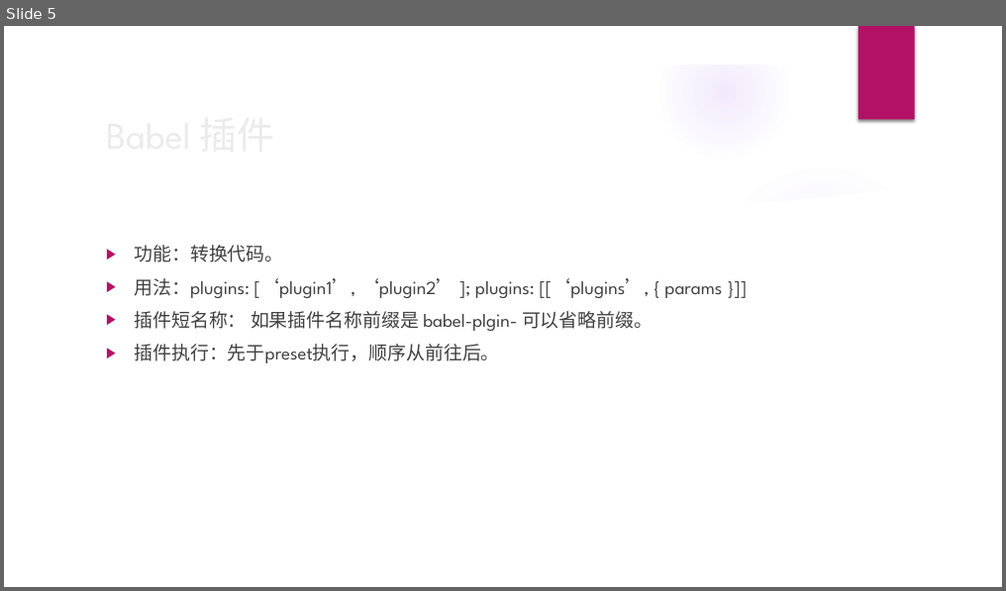
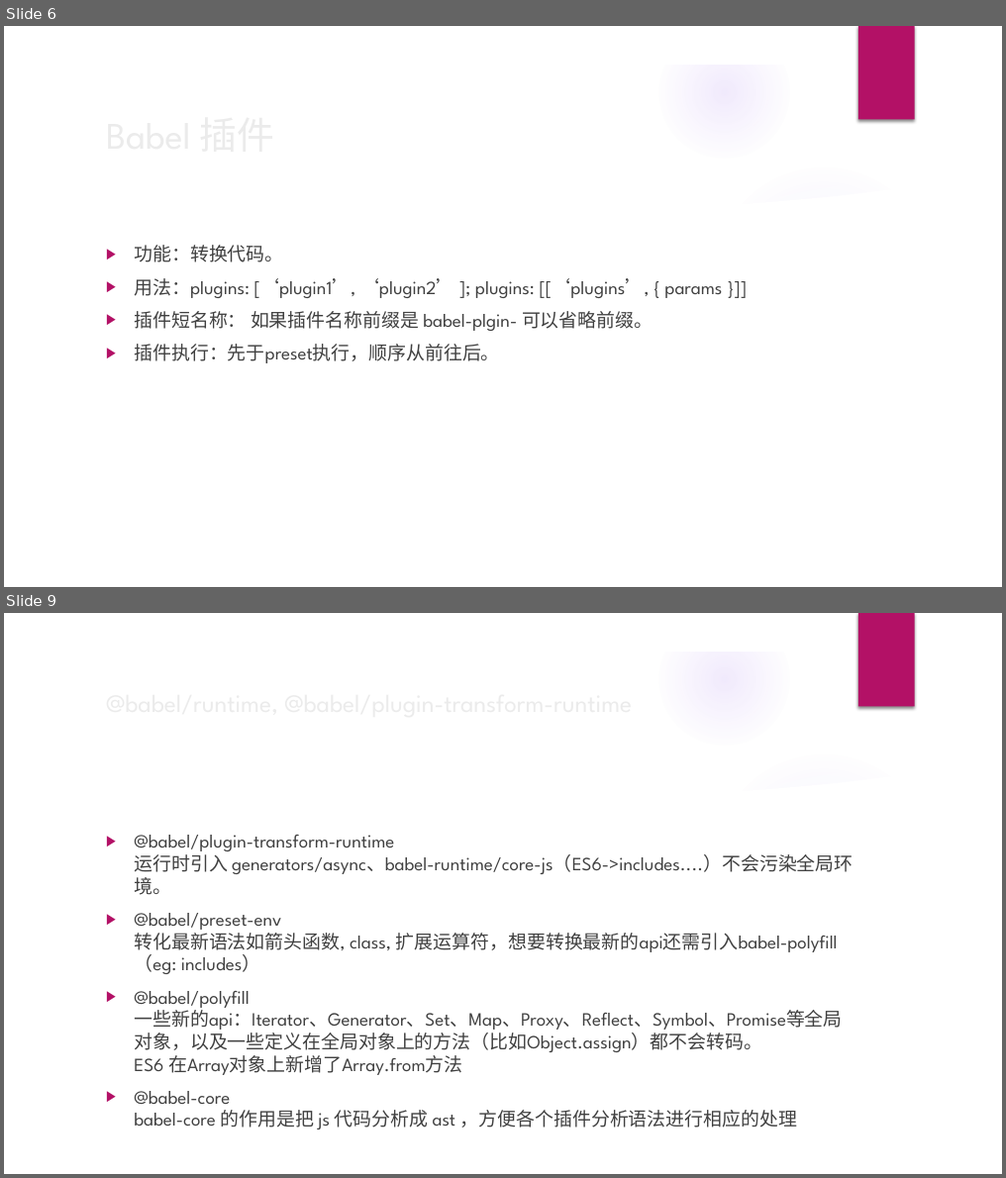
Before and after one commit to jiangyanghe/babel-lesson, a slide deck: babel.pptx. Shown one above the other, each under a label of ours: slide 5 before the commit, slides 6 and 9 after it; the slides between them are not shown. The pictures are 1006x591 and 1006x1178 pixels, drawn with LibreOffice and Linux fonts; fonts in the diff are those of the drawing; background and template pictures are left out. Boxes give left, top, right and bottom in pixels: in the first picture for what was removed or moved away, otherwise in the second. Text is boxed around its words. In the diff, an @@ line names an element or a change of style, - is before the commit and + after.

```diff
--- a/babel.pptx
+++ b/babel.pptx
@@ slide 9 added at (4, 613, 1002, 1174), background picture (left out); not listed: 9 template elements that a slide beside it also shows @@
@@ title added at (98, 696, 816, 754), 24 pt, text #EBEBEB @@
+@babel/runtime, @babel/plugin-transform-runtime
@@ text added at (134, 835, 853, 1130), 18 pt, text #404040 @@
+▶ @babel/plugin-transform-runtime
+  运行时引入 generators/async、babel-runtime/core-js（ES6->includes....）不会污染全局环境。
+▶ @babel/preset-env
+  转化最新语法如箭头函数, class, 扩展运算符，想要转换最新的api还需引入babel-polyfill（eg: includes）
+▶ @babel/polyfill
+  一些新的api：Iterator、Generator、Set、Map、Proxy、Reflect、Symbol、Promise等全局对象，以及一些定义在全局对象上的方法（比如Object.assign）都不会转码。
+  ES6 在Array对象上新增了Array.from方法
+▶ @babel-core
+  babel-core 的作用是把 js 代码分析成 ast ，方便各个插件分析语法进行相应的处理
@@ what was slide 5 is now slide 6 @@
```
Also in this commit, not shown: 4 slides changed, 4 other slides added, 4 other files.
